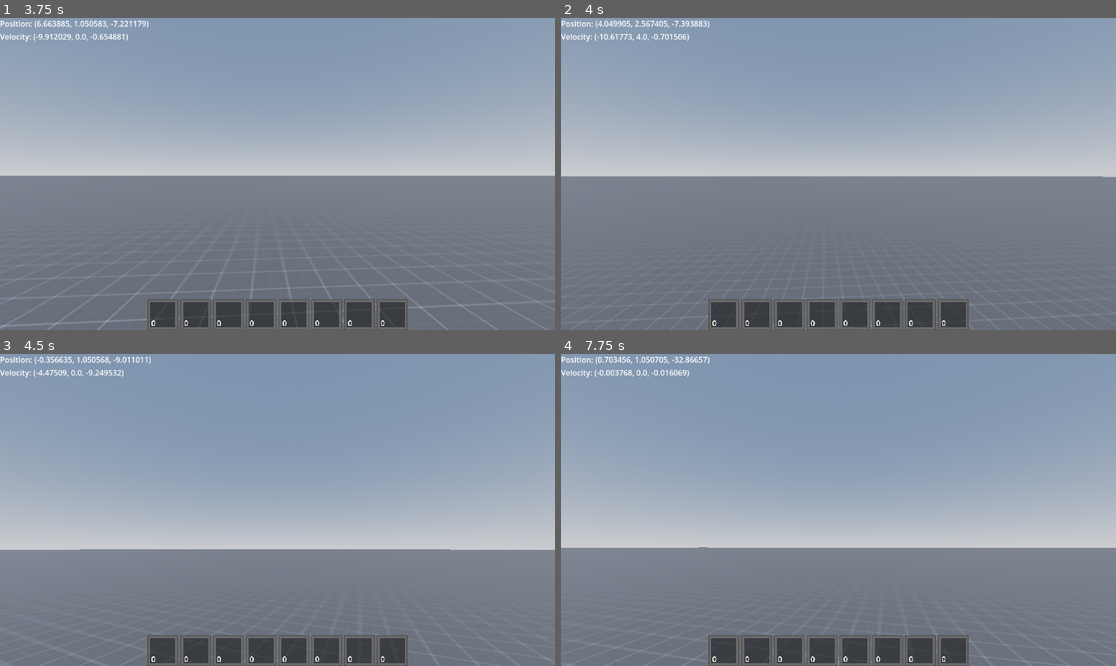
Above: before the commit, frames 1-4 (two rows, left to right).
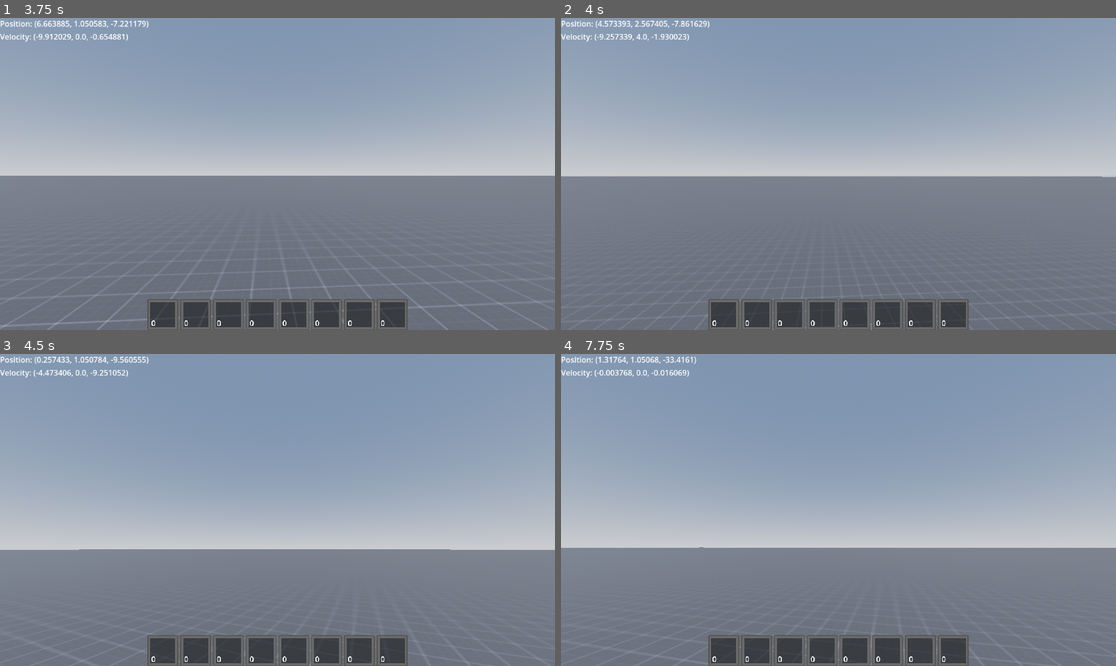
Above: after the commit, the same moments.

Repository: Supergames207/Attraction
Game: Godot game, scene res://scenes/main.tscn
The game is run twice, just before and just after one commit, with the same random seed, the same clock (stepped at 60 frames per second) and the same inputs.
Inputs (mouse positions are in pixels of both pictures, inside the frame that each line leads up to):
- Up to frame 1 (3.75 s): tap Enter at 0.5 s; move the mouse to (305, 174) at 0.52 s; hold W (forward) 0.53-1.25 s; tap Tab (Tab) at 0.6, 3.6 s; click (305, 174) at 0.67 s; tap Space (jump) at 0.77 s; drag from (166, 189) to (249, 236) at 1.27 s; move the mouse to (333, 105) at 2.02 s; hold D (right) 2.03-2.75 s; tap 0 at 2.1 s; drag from (249, 236) to (111, 127) at 2.77 s; move the mouse to (444, 220) at 3.52 s; hold A (left) from 3.53 s (still down)
- Up to frame 2 (4 s): keep holding A (left); tap Space (jump) at 3.77 s
- Up to frame 3 (4.5 s): move the mouse to (233, 506) at 4.27 s; release A (left) at 4.28 s; hold W (forward) from 4.28 s (still down); tap R at 4.35 s
- Up to frame 4 (7.75 s): tap Space (jump) at 4.52, 6.02, 6.77 s; move the mouse to (844, 510) at 5.02 s; tap 0 at 5.1 s; click (844, 510) at 5.17 s; move the mouse to (816, 503) at 5.77 s; release W (forward) at 5.78 s; hold D (right) 5.78-6.53 s; tap 9 at 5.85 s; move the mouse to (866, 510) at 6.52 s; hold W (forward) 6.53-7.25 s; tap Tab (Tab) at 6.6 s; drag from (727, 525) to (810, 572) at 7.27 s

Frame 1 is identical in both runs. In frame 2, 0.2% of the frame differs, in the area x 6-98%, y 0-99%; in frame 3, 0.4%, in the area x 0-99%, y 0-100%; in frame 4, 0.3%.
Error in both runs: Invalid access of index '8' on a base object of type: 'Array[SlotData]'. (res://UI/Inventory/InventoryManagement.gd:19)

Commit message:
Enemie chasing

Diff:
--- a/Components/MovementComponent/MovementComponent.gd
+++ b/Components/MovementComponent/MovementComponent.gd
@@ -4,11 +4,11 @@
 func get_custom_class_name()->String:
 	return "MovementComponent"
 
-@export var speed := 20
+@export var speed := 6
 @export var rotation_speed := 20
 
 var gravity :Vector3= ProjectSettings.get_setting("physics/3d/default_gravity_vector")
-var Pid := Pid3D.new(20.0,5,0.2)
+var Pid := Pid3D.new(1.0,0.1,0.5)
 
 ##Orients parent to a direction
 func orient_parent_to_direction(direction:Vector3,delta:float) -> void:
@@ -24,6 +24,8 @@
 	target_velocity *= speed
 	var velocity_error :Vector3 = target_velocity-parent.linear_velocity
 	var force := Pid.update(velocity_error,delta)
+	#parent.apply_central_impulse(force*0.01)
 	parent.apply_central_force(force)
-	#parent.apply_central_impulse(force)
-	print(parent.linear_velocity.length())
+	if not Engine.is_editor_hint():
+		print(parent.linear_velocity.length(),"  ",target_velocity.length())
+	orient_parent_to_direction(target_velocity,delta)
--- a/Components/PathFindingComponent/PathFindingComponent.gd
+++ b/Components/PathFindingComponent/PathFindingComponent.gd
@@ -1,26 +1,30 @@
 @tool
 class_name PathFindingComponent extends BaseComponent
 
-func get_custom_class_name()->String:
+func get_custom_class_name() -> String:
 	return "PathFindingComponent"
 
+@export var target_node_path :NodePath
+
 var nav_agent:NavigationAgent3D = NavigationAgent3D.new()
+var target_node : Node
 
-
-func _ready()->void:
+func _ready() -> void:
+	target_node = parent.get_node(target_node_path)
 	nav_agent.debug_enabled = true
 	parent.physics_frame.connect(_physics_process)
 	parent.call_deferred("add_child",nav_agent)
-	nav_agent.target_position = Vector3(1000,0,0)
+	if target_node:
+		nav_agent.target_position = target_node.global_position
 
-func _physics_process(delta:float)->void:
+func _physics_process(delta:float) -> void:
 	if (not "MovementComponent" in parent.components
-		or nav_agent.is_navigation_finished()
-		or not nav_agent.is_inside_tree()):
+		or not nav_agent.is_inside_tree()
+		or not target_node):
 			return
-	walk_to(nav_agent.target_position,delta)
+	walk_to(target_node.global_position,delta)
 
-func walk_to(target:Vector3,delta:float)->void:
+func walk_to(target:Vector3,delta:float) -> void:
 	if not "MovementComponent" in parent.components: return
 	nav_agent.target_position = target
 	if nav_agent.is_navigation_finished():
--- a/Creatures/BaseCreature.gd
+++ b/Creatures/BaseCreature.gd
@@ -21,6 +21,7 @@
 		if "_ready" in component:
 			component.call("_ready")
 
+
 func _physics_process(delta:float)->void:
 	physics_frame.emit(delta)
 
--- a/scenes/main.tscn
+++ b/scenes/main.tscn
@@ -48,6 +48,9 @@
 sky = SubResource("Sky_tipki")
 tonemap_mode = 2
 
+[sub_resource type="PhysicsMaterial" id="PhysicsMaterial_choun"]
+friction = 0.0
+
 [sub_resource type="Resource" id="Resource_tipki"]
 script = ExtResource("8_tipki")
 max_health = 100
@@ -55,12 +58,13 @@
 
 [sub_resource type="Resource" id="Resource_choun"]
 script = ExtResource("9_85g3d")
-speed = null
+speed = 6
 rotation_speed = 20
 metadata/_custom_type_script = "uid://ck5etco3ewrkw"
 
 [sub_resource type="Resource" id="Resource_eb6dy"]
 script = ExtResource("10_choun")
+target_node_path = NodePath("../../Player")
 metadata/_custom_type_script = "uid://cb14sh8liqs37"
 
 [sub_resource type="CapsuleShape3D" id="CapsuleShape3D_tefeu"]
@@ -160,7 +164,8 @@
 [node name="Enemies" type="Node3D" parent="."]
 
 [node name="Enemy" type="RigidBody3D" parent="Enemies"]
-transform = Transform3D(1, 0, 0, 0, 1, 0, 0, 0, 1, 0, 1, 8)
+transform = Transform3D(-1, 0, 2.8026e-45, 0, 1, 0, -2.8026e-45, 0, -1, 0, 1, 8)
+physics_material_override = SubResource("PhysicsMaterial_choun")
 lock_rotation = true
 script = ExtResource("6_tefeu")
 components = Dictionary[String, ExtResource("7_tipki")]({
Not shown: 1 places in scenes/main.tscn that only renumber resources
